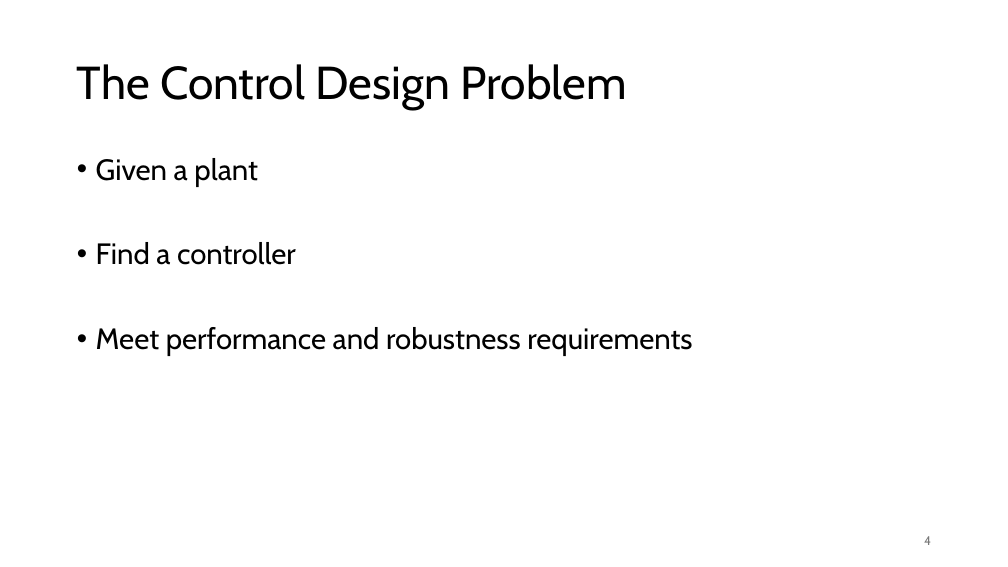
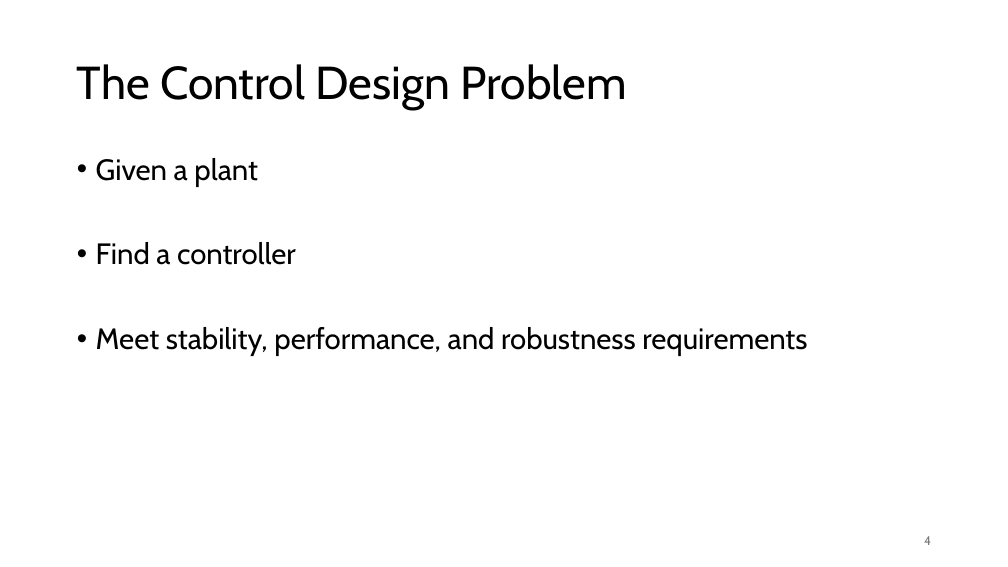
Before and after one commit to FelixWick/control_engineering, a slide deck: slide 4 of slides/5_controller_design.pptx. Drawn at 1008x567 pixels with LibreOffice and Linux fonts; fonts in the diff are those of the drawing. Boxes give left, top, right and bottom in pixels: in the first picture for what was removed or moved away, otherwise in the second. Text is boxed around its words. In the diff, an @@ line names an element or a change of style, - is before the commit and + after.

Commit message:
controller design continued

```diff
--- a/slides/5_controller_design.pptx
+++ b/slides/5_controller_design.pptx
@@ text at (x1=96, y1=327, x2=807, y2=356): text changed @@
-• Meet performance and robustness requirements
+• Meet stability, performance, and robustness requirements
```
Also in this commit, not shown: 12 other slides changed, 9 slides added, 4 other files.
